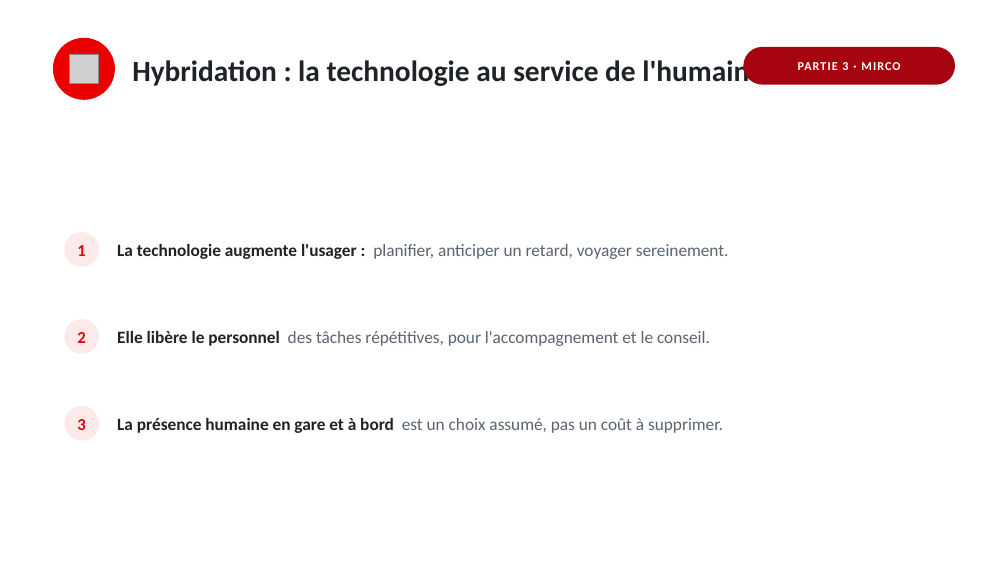
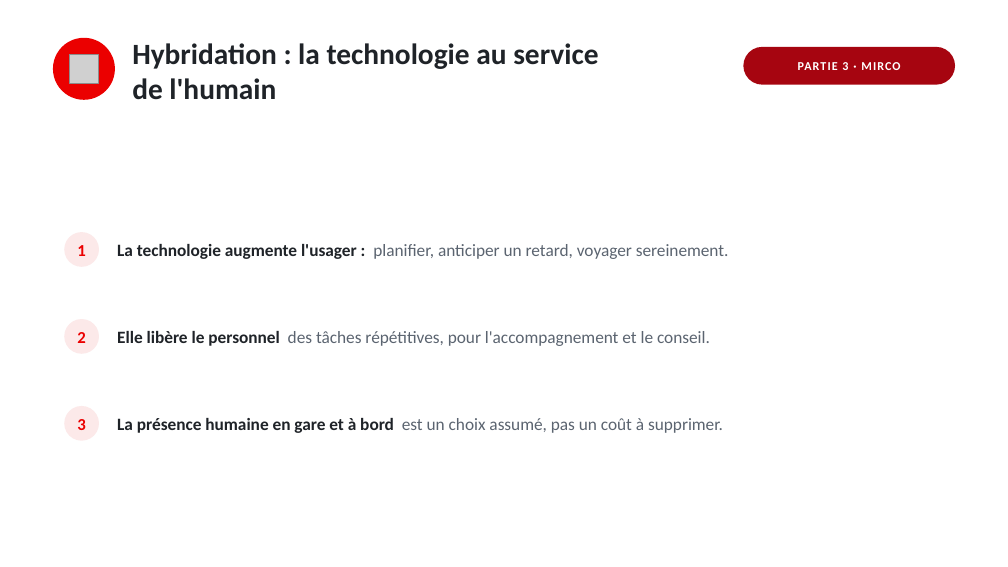
Before and after one commit to mircoprofico/charte-ethique-CFF, a slide deck: slide 6 of presentation_charte_CFF.pptx. Drawn at 1008x567 pixels with LibreOffice and Linux fonts; fonts in the diff are those of the drawing; grey boxes stand for pictures. Boxes give left, top, right and bottom in pixels: in the first picture for what was removed or moved away, otherwise in the second. Text is boxed around its words. In the diff, an @@ line names an element or a change of style, - is before the commit and + after.

```diff
--- a/presentation_charte_CFF.pptx
+++ b/presentation_charte_CFF.pptx
@@ text at (x1=132, y1=43, x2=598, y2=100): text changed @@
-Hybridation : la technologie au service de l'humain
+Hybridation : la technologie au service
+de l'humain
```
Also in this commit, not shown: 1 other slide changed.
